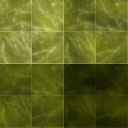
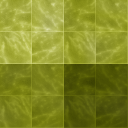
Layered file, before and after one edit (128x128). Changes by layer:
painted on "colour" over box(0, 0, 128, 128)
